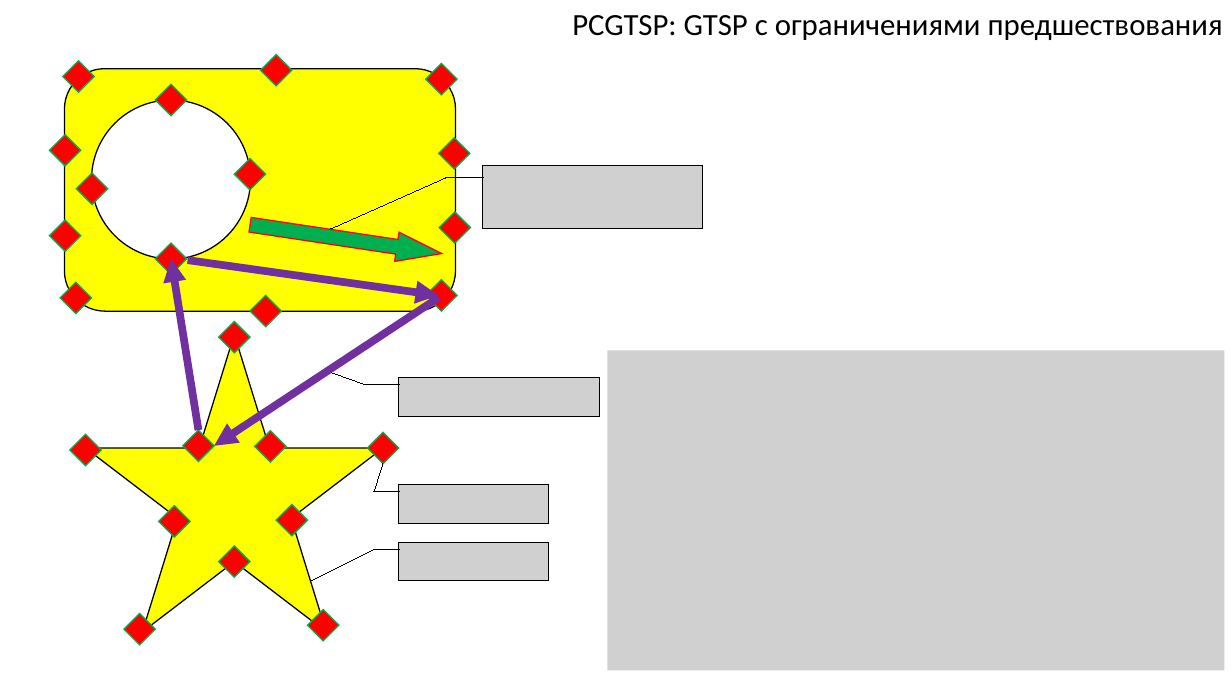
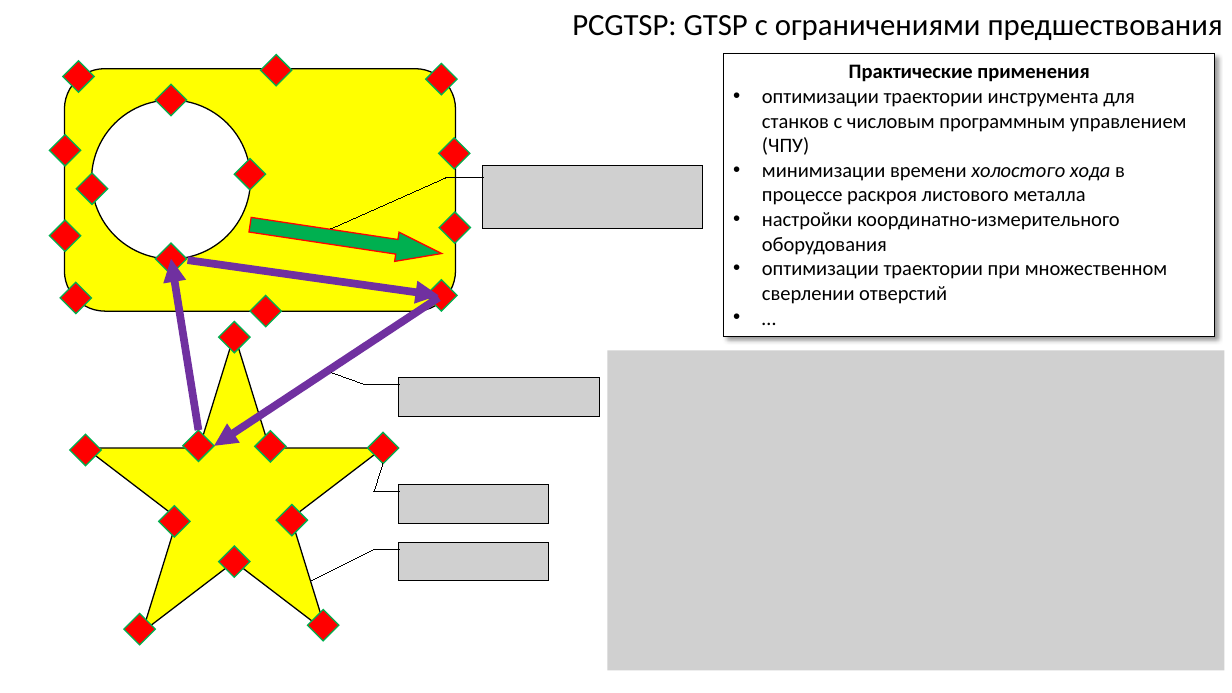
Before and after one commit to ukoloff/these, a slide deck: slide 3 of article/pcgtsp.pptx. Drawn at 1232x693 pixels with LibreOffice and Linux fonts; fonts in the diff are those of the drawing; grey boxes stand for pictures. Boxes give left, top, right and bottom in pixels: in the first picture for what was removed or moved away, otherwise in the second. Text is boxed around its words. In the diff, an @@ line names an element or a change of style, - is before the commit and + after.

```diff
--- a/article/pcgtsp.pptx
+++ b/article/pcgtsp.pptx
@@ rectangle added at bbox=[725, 54, 1215, 336], fill #FFFFFF, outline #000000 0.75 pt, 16 pt, text #000000 @@
+Практические применения
+• оптимизации траектории инструмента для станков с числовым программным управлением (ЧПУ)
+• минимизации времени холостого хода в процессе раскроя листового металла
+• настройки координатно-измерительного оборудования
+• оптимизации траектории при множественном сверлении отверстий
+• …
```
Also in this commit, not shown: 1 other slide changed, 1 slide added.
